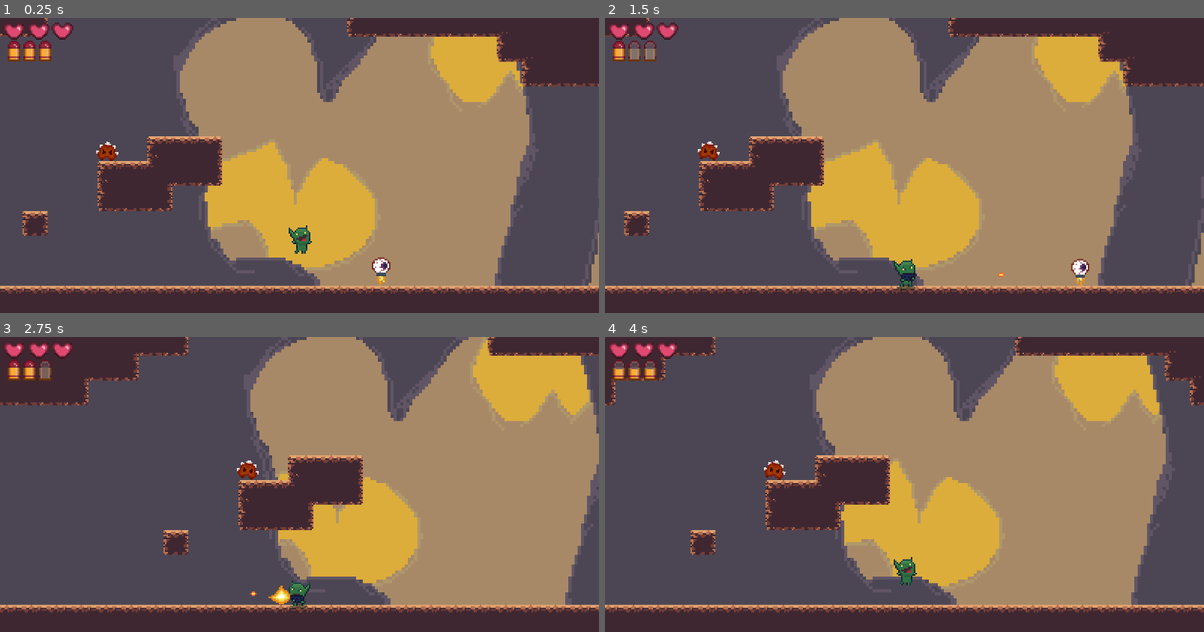
Above: before the commit, frames 1-4 (two rows, left to right).
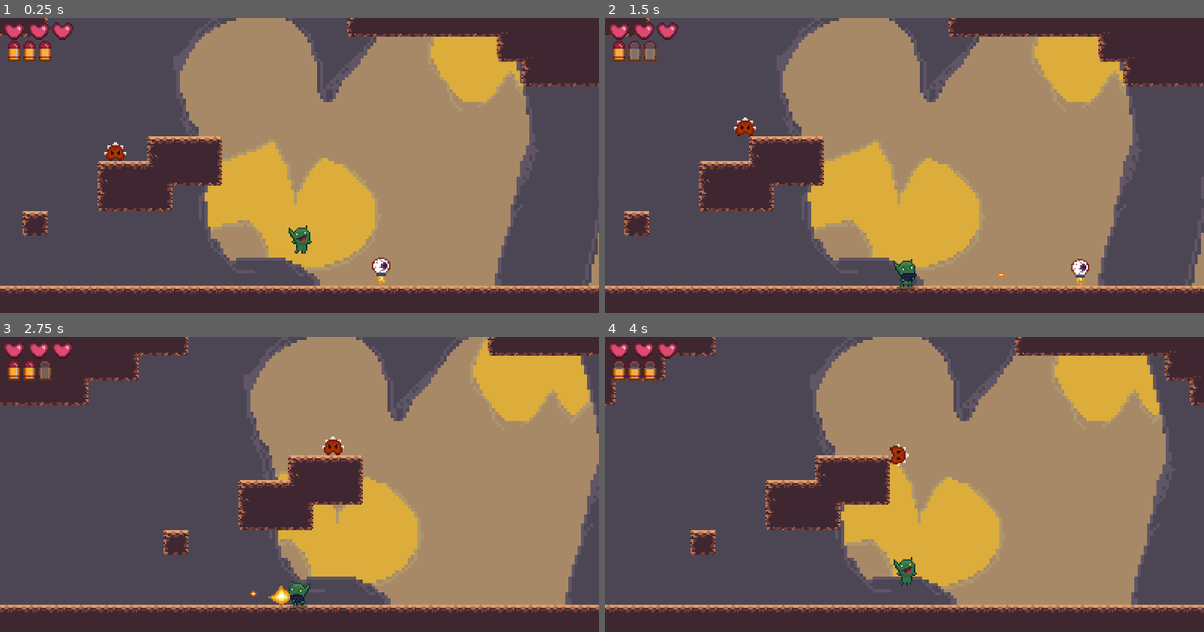
Above: after the commit, the same moments.

Repository: htimsekim/gobbo
Game: Godot game, scene res://src/Main/Game.tscn
Same seed, same stepped clock (60 frames per second), same inputs: the game is played once before the commit and once after it.
Inputs (mouse positions are in pixels of both pictures, inside the frame that each line leads up to):
- Up to frame 1 (0.25 s): no input
- Up to frame 2 (1.5 s): move the mouse to (1036, 168) at 0.52 s; hold Right (move_right) 0.53-1.25 s; hold S (crouch) 0.53-1.25 s; click (1036, 168) at 0.67 s; tap Space (jump) at 0.77 s; drag from (784, 203) to (904, 271) at 1.27 s
- Up to frame 3 (2.75 s): move the mouse to (359, 431) at 2.02 s; press the mouse at (359, 431) at 2.03 s; hold A (move_left) from 2.03 s (still down)
- Up to frame 4 (4 s): release A (move_left) at 2.75 s; release the mouse at (964, 431) at 2.75 s; drag from (874, 573) to (724, 455) at 2.77 s; move the mouse to (1084, 555) at 3.52 s; hold Right (move_right) from 3.53 s (still down); hold Right mouse button (shoot) from 3.53 s (still down); tap Space (jump) at 3.77 s

The runs differ from the first frame. In frame 1, 0.2% of the frame differs, in the area x 16-22%, y 41-49%; in frame 2, 0.3%, in the area x 15-26%, y 33-49%; in frame 3, 0.3%; in frame 4, 0.3%.
Error in both runs: Invalid get index '0' (on base: 'Array'). (res://src/Main/Game.gd:16)

Commit message:
clean up

Diff:
--- a/Door.gd
+++ b/Door.gd
@@ -22,13 +22,9 @@
 			else:
 				Global.goto_scene(target_stage.trim_suffix(".tscn")+Global.get(associated_trigger)[2]+".tscn", target_spawn)
 
-
-
 func _on_Door_body_entered(body):
 	if "plyrInst" in body.name:
 		in_door = true
-
-
 
 func _on_Door_body_exited(body):
 	if "plyrInst" in body.name:
--- a/src/Objects/Hurtbox.gd
+++ b/src/Objects/Hurtbox.gd
@@ -1,14 +1,13 @@
 extends Area2D
-onready var player = Global.get_node("plyrInst")
 
 func _on_Hurtbox_area_entered(area):
-	if area.name == "Hitbox" and player.knockback == false:
+	if area.name == "Hitbox" and Global.player.knockback == false:
 		$"../".set_collision_mask(6) #colliding, so turn collision off
 		set_collision_mask(6)
 		$Timer.start() #turn collision on
-		player.playerdamage($"../TextureProgress".step, $"../".position) #call enemydamage to damage, blink, and knockback player
+		Global.player.playerdamage($"../TextureProgress".step, $"../".position) #call enemydamage to damage, blink, and knockback player
 
 func _on_Timer_timeout():
 	$"../".set_collision_mask(7)
 	set_collision_mask(7)
-	player.blink = false
+	Global.player.blink = false
--- a/src/Objects/enemybat.gd
+++ b/src/Objects/enemybat.gd
@@ -1,13 +1,12 @@
 class_name EnemyBat
 extends Character
 
-onready var player = Global.get_node("plyrInst")
 onready var direction = Vector2()
 onready var distance = 0
 onready var follow = false
 
 func _physics_process(_delta): # Called every frame. _delta isn't used
-	direction = player.position - position # get direction / distance of player
+	direction = Global.player.position - position # get direction / distance of player
 
 	if direction.x > 0: # Determine whether to flip enemy image to face player
 		self.get_node("Sprite").set_flip_h(1) # Set Enemy facing right
@@ -17,10 +16,10 @@
 	distance = sqrt(direction.x * direction.x + direction.y * direction.y) 	# calculate distance from player
 
 	# If distance less than 150 and player isn't knocked already, then start Enemy following player
-	if distance < 190 and player.knockback == false:
+	if distance < 190 and Global.player.knockback == false:
 		follow = true
 
-	if player.knockback == true: #player already knocked so don't follow
+	if Global.player.knockback == true: #player already knocked so don't follow
 		follow = false
 
 	if follow == true: #if following, move enemy
--- a/src/Objects/enemycrawler.gd
+++ b/src/Objects/enemycrawler.gd
@@ -5,7 +5,7 @@
 var rotating: int
 
 func _physics_process(delta):
-	speed = 50
+	speed = 25
 	if rotating:
 		rotation = lerp_angle(rotation, move.angle(), 0.1)
 		rotating -= 1
@@ -14,28 +14,16 @@
 	var col := move_and_collide(move * speed * delta)
 
 	if col and col.normal.rotated(PI/2).dot(move) < 0.5: #if hit a corner, turn after rotating 6
-		rotating = 5
 		move = col.normal.rotated(PI/2)
 		return
 
 	var pos := position
 	col = move_and_collide(move.rotated(PI/2) * 3.4)
 	if not col:
-#		for i in 10:
-#			position = pos
-#			rotate(PI/32)
-#			move = move.rotated(PI/32)
-#			col = move_and_collide(move.rotated(PI/2) * 3.4)
-		rotating = 6
 		rotate(PI/32)
 		move = move.rotated(PI/32)
-#		move = col.normal.rotated(PI/2)
 		return
 
-#			if col:
-#				move = col.normal.rotated(PI/2)
-#				rotation = move.angle()
-#				break
 	if col: #colliding so move in direction of rotation
 		move = col.normal.rotated(PI/2)
 		rotation = move.angle()
--- a/src/Objects/enemyoculon.gd
+++ b/src/Objects/enemyoculon.gd
@@ -4,7 +4,7 @@
 onready var direction = Vector2(1,0)
 export(int) var patrolDistance # walking distance of enemy
 export(int) var movespeed # walking distance of enemy
-var start_pos
+var start_pos = 0
 
 func _ready():
 	start_pos = position.x
@@ -12,7 +12,7 @@
 func _physics_process(_delta): # Called every frame. _delta isn't used
 	$AnimationPlayer.play("hover")
 
-	if direction.x == 1:
+	if direction.x == 1: #flip character in right direction and patrol him
 		$Sprite.flip_h = false # Set Enemy facing right
 		if position.x < start_pos + patrolDistance:
 			move_and_slide(Vector2(movespeed, 0))
--- a/src/Objects/enemyskeleman-walker.gd
+++ b/src/Objects/enemyskeleman-walker.gd
@@ -4,7 +4,7 @@
 onready var direction = Vector2(1,0)
 export(int) var patrolDistance # walking distance of enemy
 export(int) var movespeed # walking distance of enemy
-var start_pos
+var start_pos = 0
 
 func _ready():
 	start_pos = position.x
@@ -12,7 +12,7 @@
 func _physics_process(_delta): # Called every frame. _delta isn't used
 	$AnimationPlayer.play("walk")
 
-	if direction.x == 1:
+	if direction.x == 1: #flip character in right direction and patrol him
 		$Sprite.flip_h = false # Set Enemy facing right
 		if position.x < start_pos + patrolDistance:
 			move_and_slide(Vector2(movespeed, 0))
--- a/src/Objects/enemyskeleman.gd
+++ b/src/Objects/enemyskeleman.gd
@@ -4,7 +4,7 @@
 onready var direction = Vector2(1,0)
 export(int) var patrolDistance # walking distance of enemy
 export(int) var movespeed # walking distance of enemy
-var start_pos
+var start_pos = 0
 
 func _ready():
 	start_pos = position.x
@@ -12,7 +12,7 @@
 func _physics_process(_delta): # Called every frame. _delta isn't used
 	$AnimationPlayer.play("walk")
 
-	if direction.x == 1:
+	if direction.x == 1: #flip character in right direction and patrol him
 		$Sprite.flip_h = false # Set Enemy facing right
 		if position.x < start_pos + patrolDistance:
 			move_and_slide(Vector2(movespeed, 0))
Not shown: 3 places in src/npc/lilslime.tscn that only renumber resources
